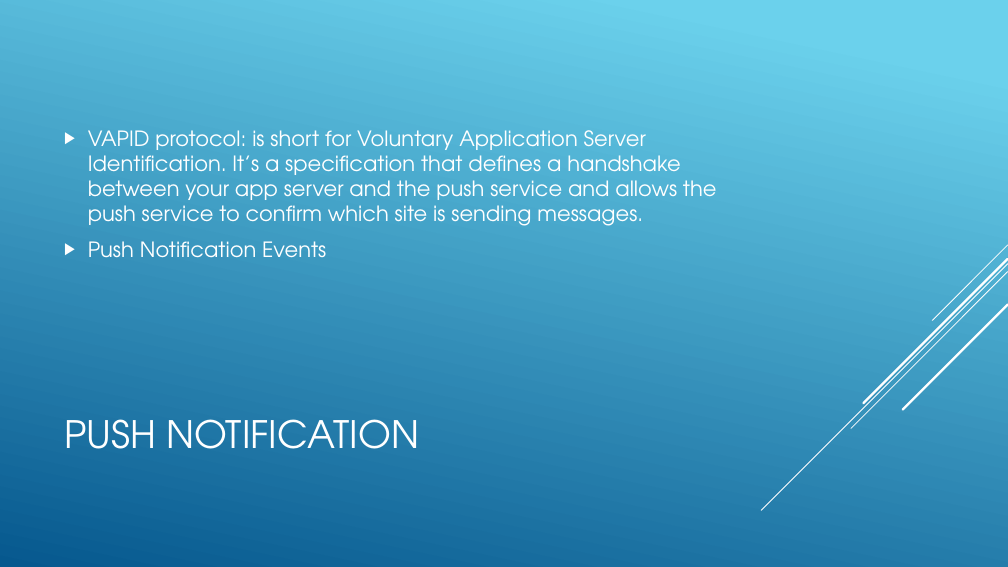
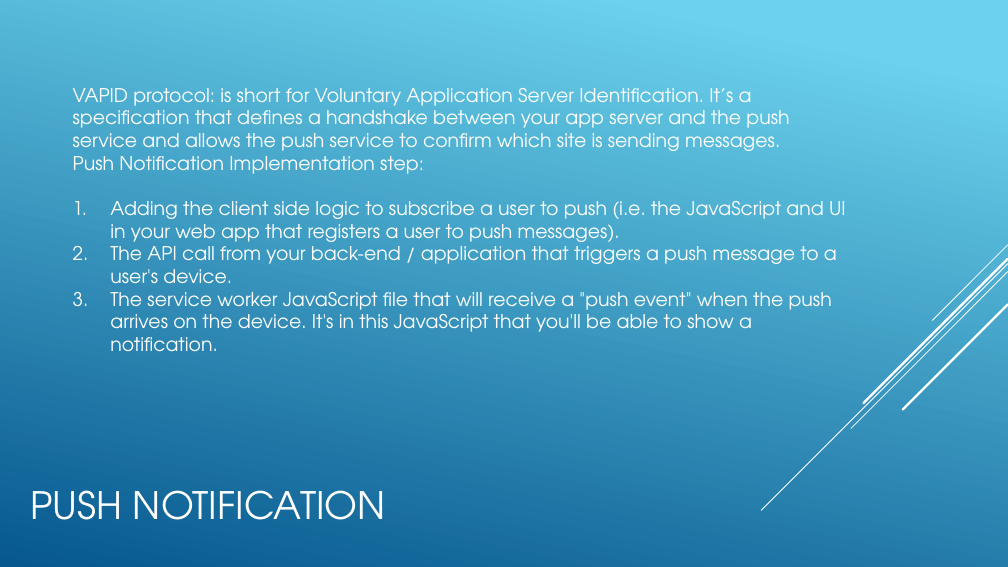
Before and after one commit to ngohungphuc/Presentation, a slide deck: slide 14 of Progressive Web App/PWA.pptx (slide 13 before the commit). Drawn at 1008x567 pixels with LibreOffice and Linux fonts; fonts in the diff are those of the drawing. Boxes give left, top, right and bottom in pixels: in the first picture for what was removed or moved away, otherwise in the second. Text is boxed around its words. In the diff, an @@ line names an element or a change of style, - is before the commit and + after.

Commit message:
update slide

```diff
--- a/Progressive Web App/PWA.pptx
+++ b/Progressive Web App/PWA.pptx
@@ text added at (x1=73, y1=88, x2=846, y2=351), 18 pt, text #FFFFFF @@
+VAPID protocol: is short for Voluntary Application Server Identification. It’s a specification that defines a handshake between your app server and the push service and allows the push service to confirm which site is sending messages.
+Push Notification Implementation step:
+1. Adding the client side logic to subscribe a user to push (i.e. the JavaScript and UI in your web app that registers a user to push messages).
+2. The API call from your back-end / application that triggers a push message to a user's device.
+3. The service worker JavaScript file that will receive a "push event" when the push arrives on the device. It's in this JavaScript that you'll be able to show a notification.
@@ text removed at (x1=88, y1=130, x2=717, y2=258) @@
-▶ VAPID protocol: is short for Voluntary Application Server Identification. It’s a specification that defines a handshake between your app server and the push service and allows the push service to confirm which site is sending messages.
-▶ Push Notification Events
@@ title "PUSH NOTIFICATION" moved from (x1=64, y1=419, x2=419, y2=449) to (x1=31, y1=490, x2=386, y2=520) @@
```
Also in this commit, not shown: 1 slide added.
